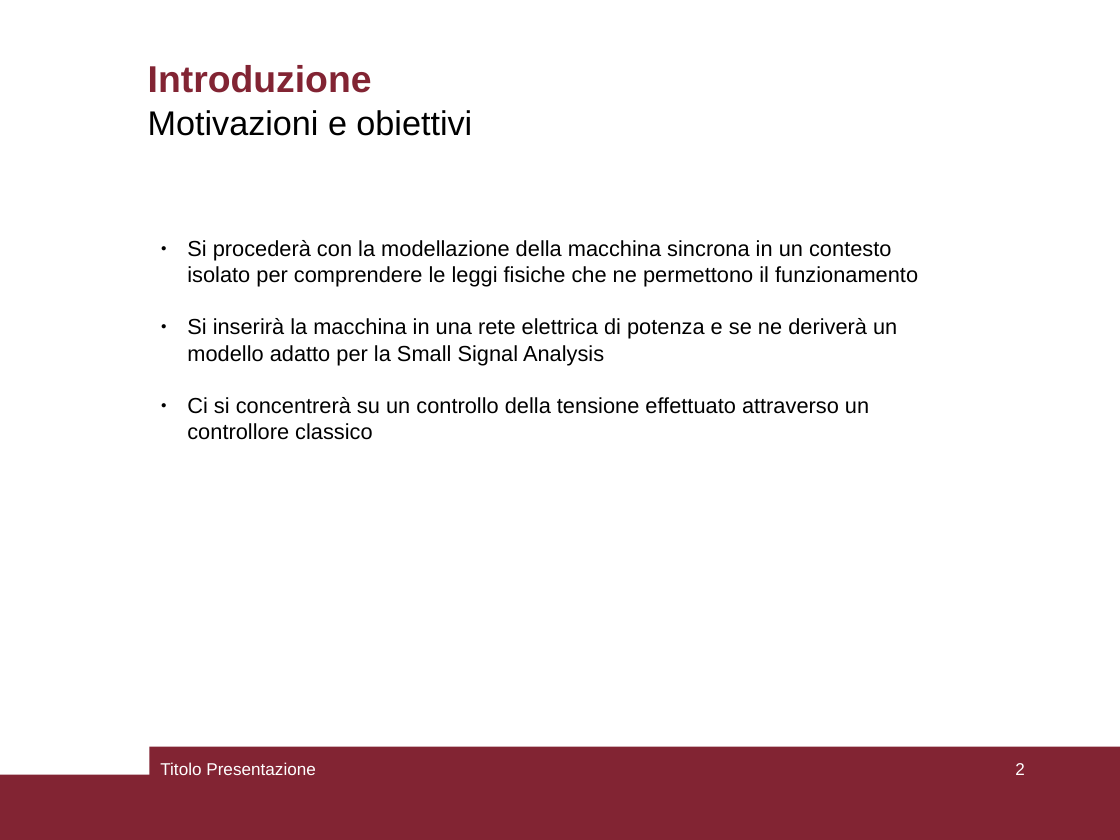
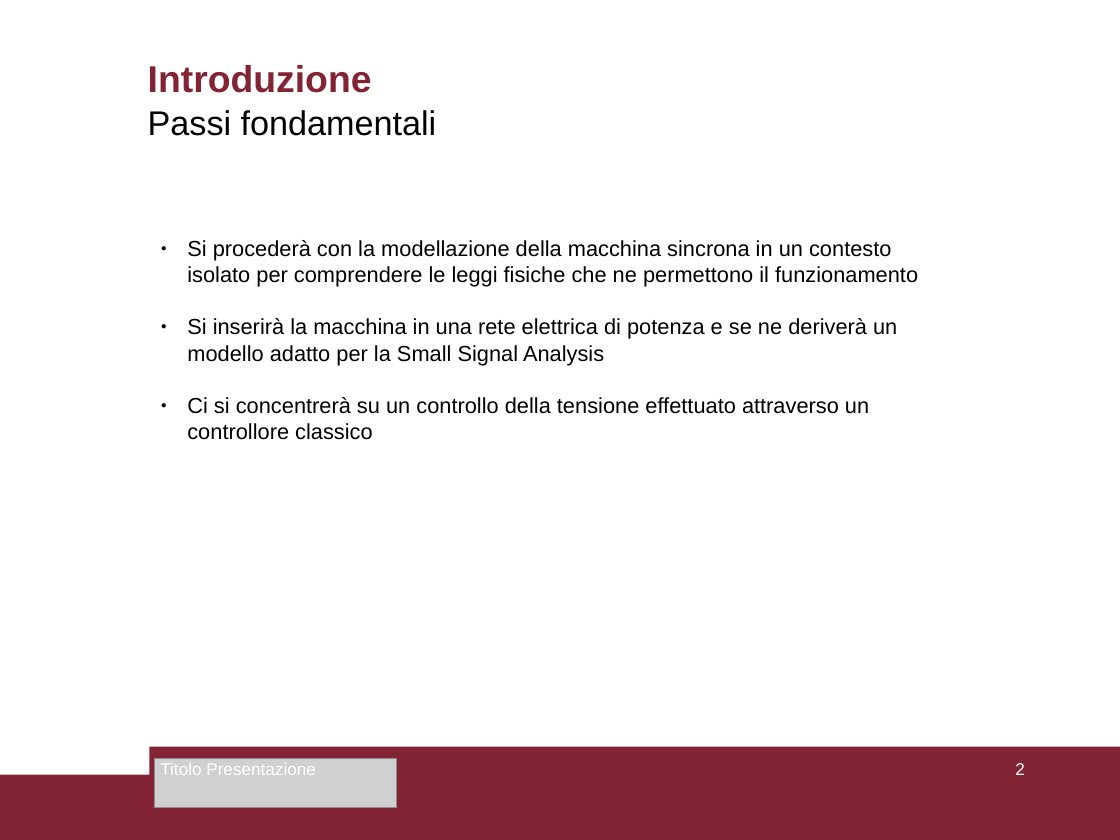
Before and after one commit to LeonardoSalustri/Tesi, a slide deck: slide 2 of Formule_presentazione/Presentazione_versione3.odp. Drawn at 1120x840 pixels with LibreOffice and Linux fonts; fonts in the diff are those of the drawing; grey boxes stand for pictures. Boxes give left, top, right and bottom in pixels: in the first picture for what was removed or moved away, otherwise in the second. Text is boxed around its words. In the diff, an @@ line names an element or a change of style, - is before the commit and + after.

```diff
--- a/Formule_presentazione/Presentazione_versione3.odp
+++ b/Formule_presentazione/Presentazione_versione3.odp
@@ text at bbox=[148, 110, 437, 136]: text changed @@
-Motivazioni e obiettivi
+Passi fondamentali
@@ picture added at bbox=[155, 758, 398, 808] @@
```
Also in this commit, not shown: 12 other slides changed, 1 slide added, 1 slide removed, 15 other files.
